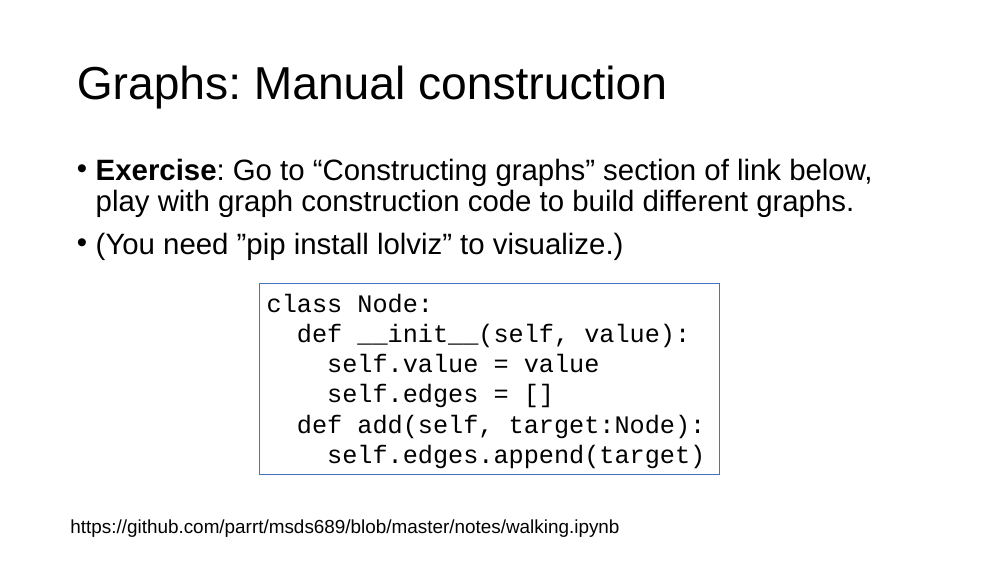
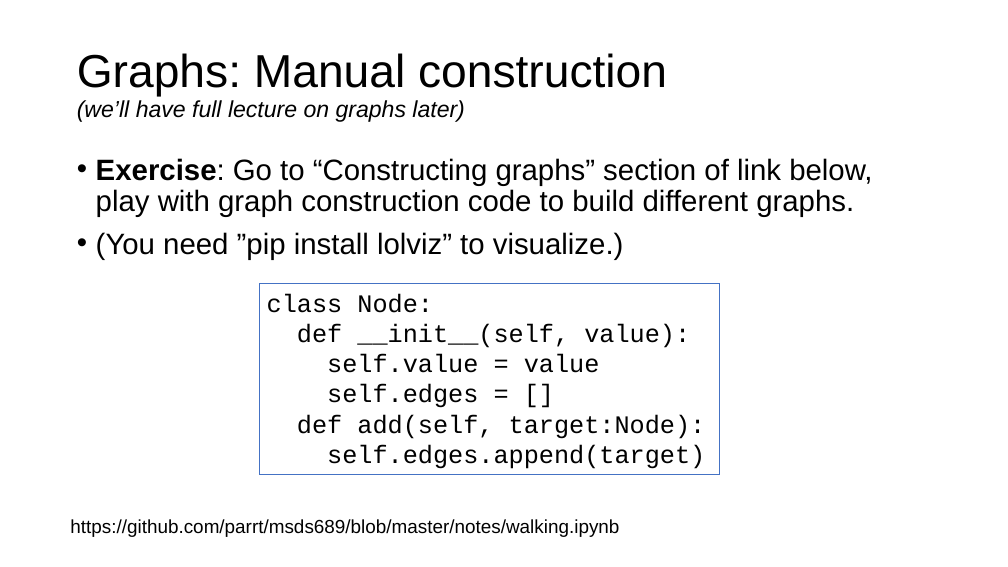
Before and after one commit to parrt/msds689, a slide deck: slide 10 of notes/walking-structures.pptx. Drawn at 1008x567 pixels with LibreOffice and Linux fonts; fonts in the diff are those of the drawing; background and template pictures are left out. Boxes give left, top, right and bottom in pixels: in the first picture for what was removed or moved away, otherwise in the second. Text is boxed around its words. In the diff, an @@ line names an element or a change of style, - is before the commit and + after.

```diff
--- a/notes/walking-structures.pptx
+++ b/notes/walking-structures.pptx
@@ title at bbox=[77, 53, 667, 122]: text changed; size 44 to 22 pt; italic on @@
-Graphs: Manual construction
+Graphs: Manual construction
+(we’ll have full lecture on graphs later)
```
Also in this commit, not shown: 2 other slides changed, 8 other files.
